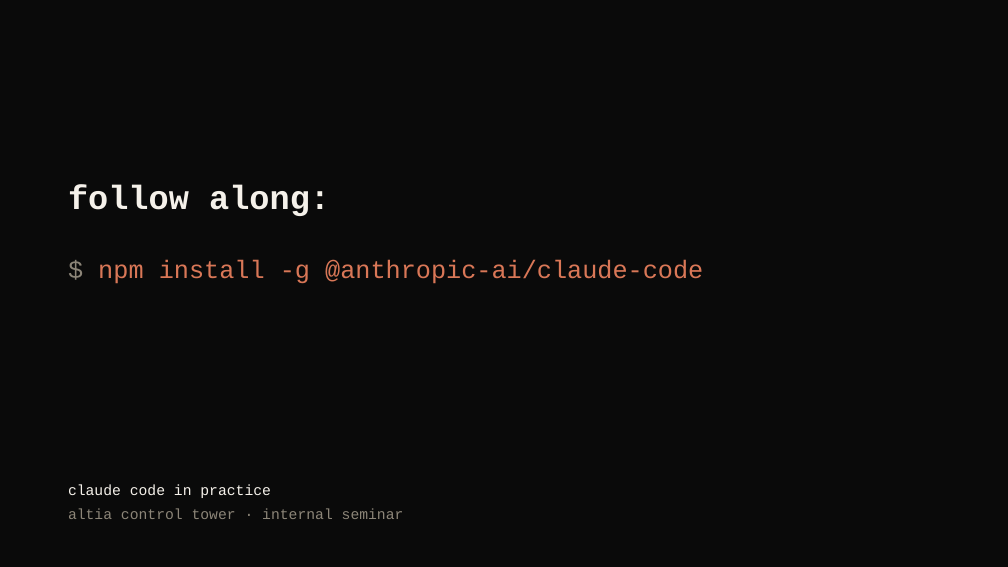
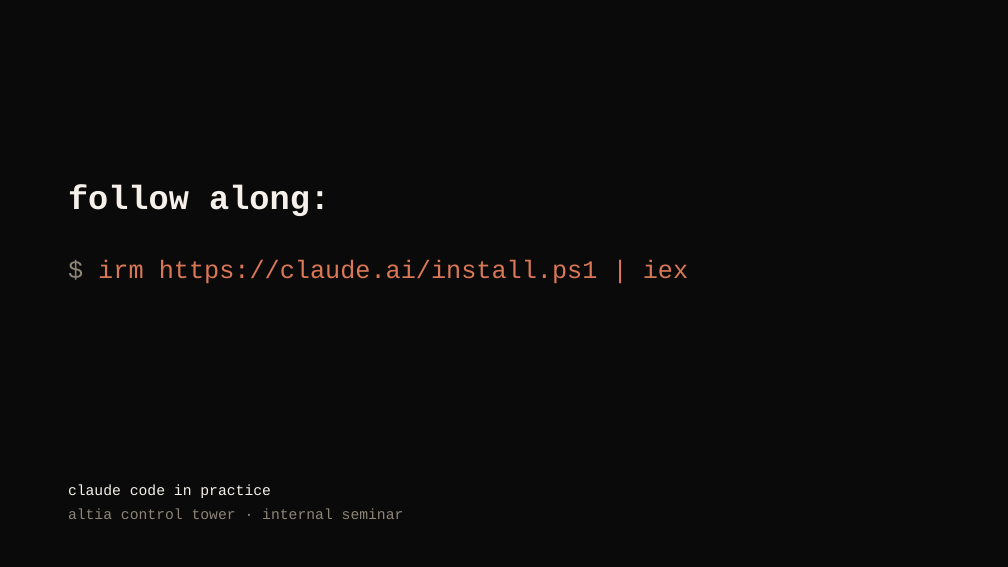
Before and after one commit to javierludena/seminario-claude-code, a slide deck: slide 1 of claude-code-seminar.pptx. Drawn at 1008x567 pixels with LibreOffice and Linux fonts; fonts in the diff are those of the drawing. Boxes give left, top, right and bottom in pixels: in the first picture for what was removed or moved away, otherwise in the second. Text is boxed around its words. In the diff, an @@ line names an element or a change of style, - is before the commit and + after.

```diff
--- a/claude-code-seminar.pptx
+++ b/claude-code-seminar.pptx
@@ text at <box>98,259,688,284</box>: text changed @@
-$ npm install -g @anthropic-ai/claude-code
+$ irm https://claude.ai/install.ps1 | iex
```
Also in this commit, not shown: 1 other slide changed, 3 other files.
